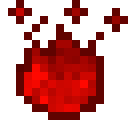
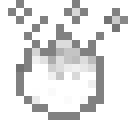
Before/after of a 128x128 layered artwork. What changed in the layer stack:
hid group "Essence 4" (2 layers) over [8, 0, 128, 120]
hid group "Essence 3" (2 layers) over [8, 0, 128, 120]
hid group "Essence 2" (2 layers) over [8, 0, 128, 120]
added group "Base Essence" with 2 layers above "Calque 1" over [8, 0, 128, 120]
added layer "Calque 2" in group "Base Essence" over [8, 0, 128, 120]
